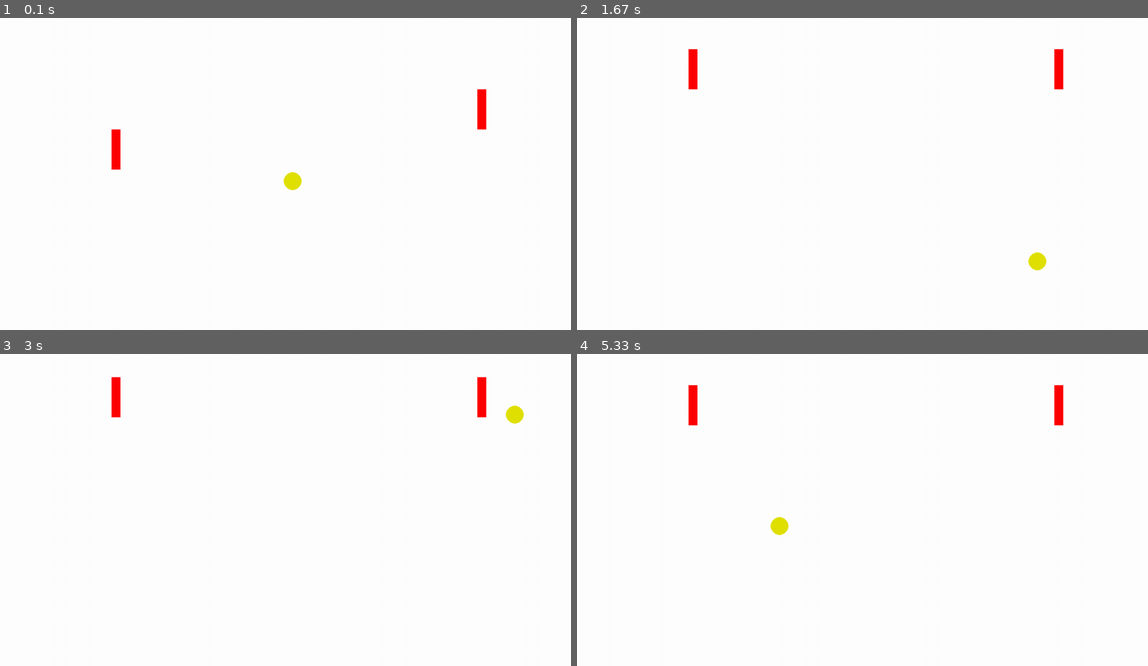
Above: before the commit, frames 1-4 (two rows, left to right).
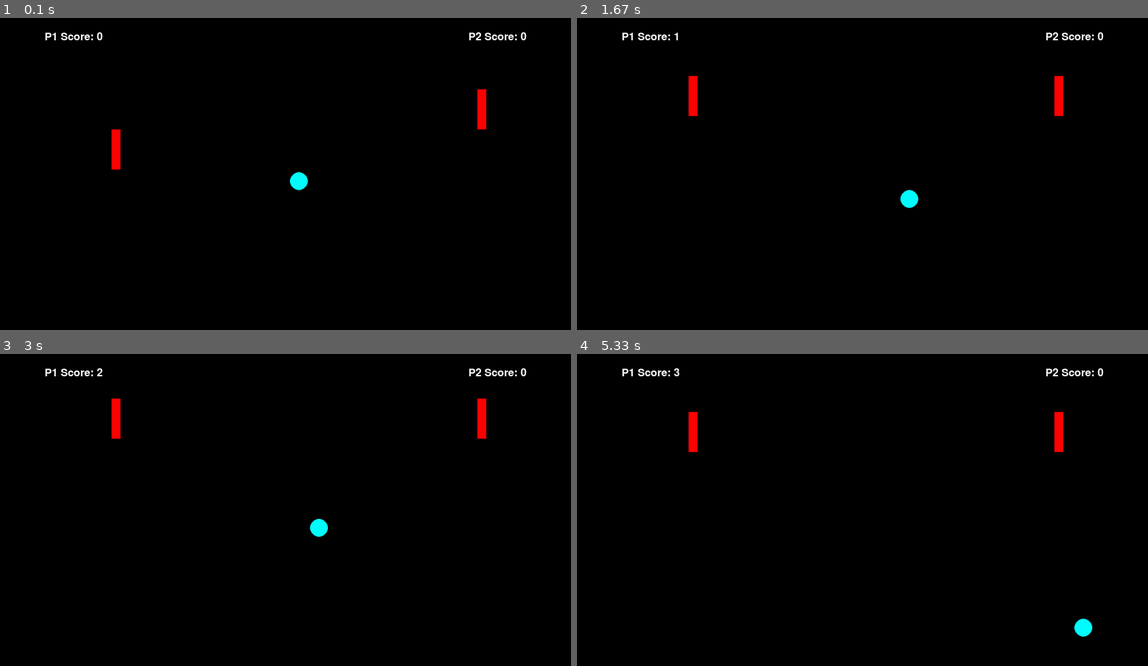
Above: after the commit, the same moments.

Repository: Mat-idc/icd20
Game: pygame game, started from pong_game.py
Two runs of this game, one before a commit and one after it. Both use one fixed random seed, a clock stepped at 60 frames per second and the inputs below.
Inputs:
- Up to frame 1 (0.1 s): no input
- Up to frame 2 (1.67 s): hold W 0.33-0.8 s; hold Up 0.33-0.8 s; hold Up 0.83-1.3 s; hold W 0.83-1.3 s; hold Down 1.33-1.63 s; hold S 1.33-1.63 s
- Up to frame 3 (3 s): hold Up 1.67-2.03 s; hold W 1.67-2.03 s; hold Down 2.07-2.43 s; hold S 2.07-2.43 s; hold Up 2.47-2.77 s; hold W 2.47-2.77 s; hold Down from 2.8 s (still down); hold S from 2.8 s (still down)
- Up to frame 4 (5.33 s): release Down at 3.1 s; release S at 3.1 s; hold Up 3.13-3.5 s; hold W 3.13-3.5 s; hold Down 3.53-3.9 s; hold S 3.53-3.9 s; hold Up 3.93-4.23 s; hold W 3.93-4.23 s; hold Down 4.27-4.57 s; hold S 4.27-4.57 s; hold Up 4.6-4.97 s; hold W 4.6-4.97 s; hold Down from 5 s (still down); hold S from 5 s (still down)

The runs differ from the first frame. In frame 1, 100% of the frame differs, in the area x 0-100%, y 0-100%; in frame 2, 100%; in frame 3, 100%; in frame 4, 100%.

Commit message:
Pong Game Mini Project

Diff:
--- a/pong_game.py
+++ b/pong_game.py
@@ -1,5 +1,6 @@
 import pygame
 import math
+import time
 pygame.init()
 
 LENGTH = 1280
@@ -12,70 +13,105 @@
 p2y = 160
 ballx = LENGTH/2
 bally = WIDTH/2
+p1score = 0
+p2score = 0
+beep = pygame.mixer.Sound('Unit 5 Game Module/sound effects/beep.wav')
+swoosh = pygame.mixer.Sound('Unit 5 Game Module/sound effects/ES_Whip Whoosh Swoosh 3 - SFX Producer.mp3')
+pygame.mixer.music.load('Unit 5 Game Module\sound effects\ES_Albatross - Lexica.mp3')
+pygame.mixer.music.set_volume(0.7)
+pygame.mixer.music.play(-1)
 
 key = pygame.key.get_pressed()
 clock = pygame.time.Clock()
 
-x_vel = 8
+x_vel = 15
 y_vel = 8
 
 running = True
 while running:
+    screen.fill('BLACK')
 
-    screen.fill((255,255,255))
+
     for event in pygame.event.get():
         if event.type==pygame.QUIT:
             running = False
 
-    pygame.draw.rect(screen,(255,0,0), pygame.Rect(250,p1y,20,90))
-    pygame.draw.rect(screen,(255,0,0), pygame.Rect(1070,p2y,20,90))
-
 
     keys = pygame.key.get_pressed()
     if keys[pygame.K_w]:
-        print('up')
         if p1y >=0:
-            p1y-=9
+            p1y-=15
     if keys[pygame.K_s]:
-        print('down')
         if p1y <=620:
-            p1y+=9
+            p1y+=15
 
-    pygame.draw.rect(screen,'WHITE',pygame.Rect(25,p1y,25,100))
+    pygame.draw.rect(screen,(255,0,0), pygame.Rect(250,p1y,20,90))
 
 
     keys = pygame.key.get_pressed()
     if keys[pygame.K_UP]:
-        print('up')
         if p2y >=0:
-            p2y-=9
+            p2y-=15
     if keys[pygame.K_DOWN]:
-        print('down')
         if p2y <=620:
-            p2y+=9
-
-
-
-    pygame.draw.rect(screen,'WHITE',pygame.Rect(25,p2y,25,100))
+            p2y+=15
+    pygame.draw.rect(screen,(255,0,0), pygame.Rect(1070,p2y,20,90))
 
     clock.tick(30)
 
 
     if ballx > (LENGTH-20):
-        x_vel = -10
+        ballx = LENGTH//2
+        bally = WIDTH//2
+        p1score+=1
+        pygame.mixer.Sound.play(beep)
+
     if ballx < 20:
-        x_vel = 10
+        ballx = LENGTH//2
+        bally = WIDTH//2
+        p2score+=1
+        pygame.mixer.Sound.play(beep)
+
+    font = pygame.font.SysFont(None, 36)
+
+    text_one = font.render(f"P1 Score: {int(p1score)}" , True, 'white')
+    screen.blit(text_one, (100,30))
+
+    text_one = font.render(f"P2 Score: {int(p2score)}" , True, 'white')
+    screen.blit(text_one, (1050,30))
+
+    if bally > (WIDTH-20):
+            y_vel = -10
+    if bally < 20:
+            y_vel = 10
+
+    bally += y_vel
+
+    p1_rect = pygame.Rect(250,p1y,20,90)
+    p2_rect = pygame.Rect(1070,p2y,20,90)
+    ball_rect = pygame.Rect(ballx-20,bally-20,40,40)
+
+    if p1_rect.colliderect(ball_rect):
+        x_vel=abs(x_vel)
+        pygame.mixer.Sound.play(swoosh)
+
+    if p2_rect.colliderect(ball_rect):
+        x_vel=abs(x_vel)*-1
+        pygame.mixer.Sound.play(swoosh)
 
     ballx += x_vel
+    pygame.draw.circle(screen, ('cyan'), (ballx, bally), 20)
 
+    if p1score == 10:
+        screen.blit((font.render(f"Player 1 Won!", True, 'white')),(580,300))
+        pygame.display.update()
+        time.sleep(10)
+        running = False
 
-    if bally > (WIDTH-20):
-        print('here')
-        y_vel = -20
-    if bally < 20:
-        y_vel = 10
-
-    bally += y_vel
-    pygame.draw.circle(screen, (225, 225, 0), (ballx, bally), 20)
+    if p2score == 10:
+        screen.blit((font.render(f"Player 2 Won!", True, 'white')),(550,300))
+        pygame.display.update()
+        time.sleep(10)
+        running = False
 
     pygame.display.flip()
